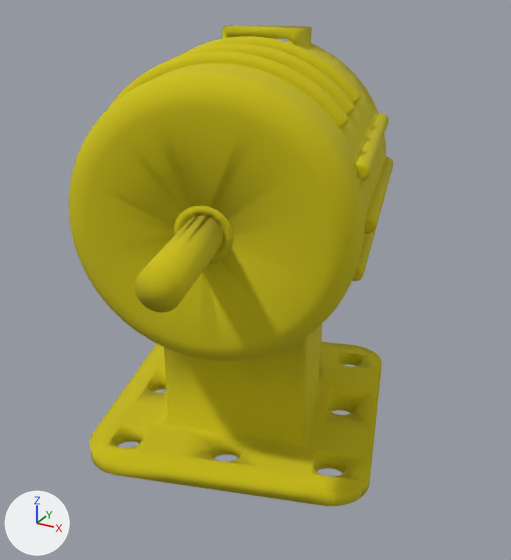
An edit to the glTF model DC.glb, drawn before and after from the same camera.
Rendered twice from a camera (50 mm lens) standing at (98.6, -169.2, 139.4) and looking at (5.7, -0.2, 55.0). Arrows for +X, +Y and +Z are at lower left; the lights stay in place. The older version comes first.

The first picture shows 'defaultobject'.
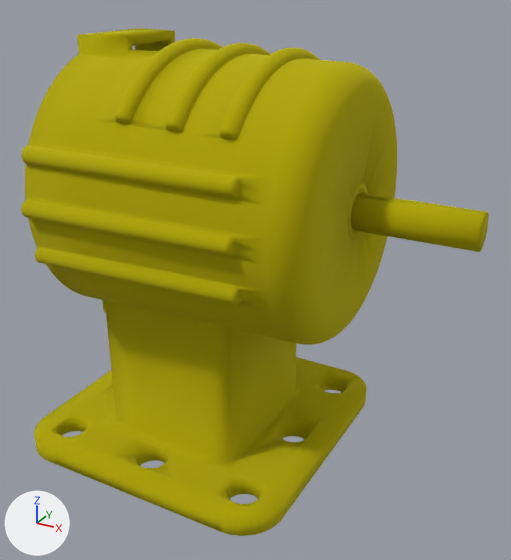
Pixel boxes [x1, y1, x2, y2] of what changed, in the pictures (511 x 560 px):
'defaultobject', surface changed, turned: before [69, 25, 394, 506]; after [21, 28, 489, 536]

The change in detail:
In material 'DC' (mat_dc), metallic goes from 0.0 to 0.6.
Object 'defaultobject' (ob_defaultobject) turns from (0, 0, -73) to (0, 0, 0) degrees about x, y and z.
